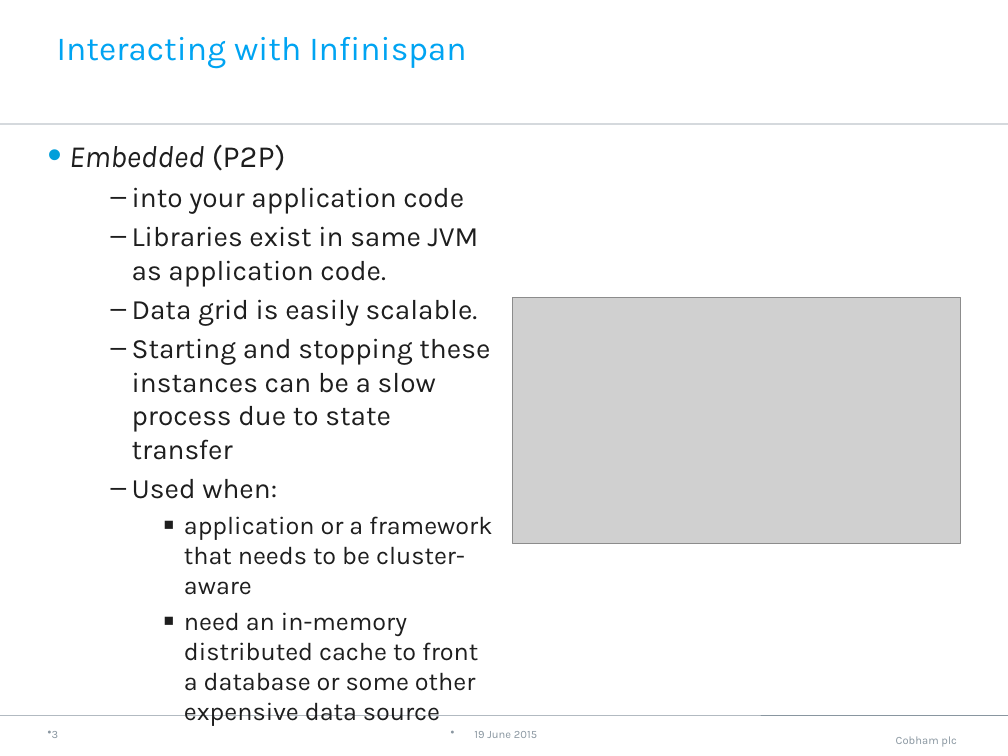
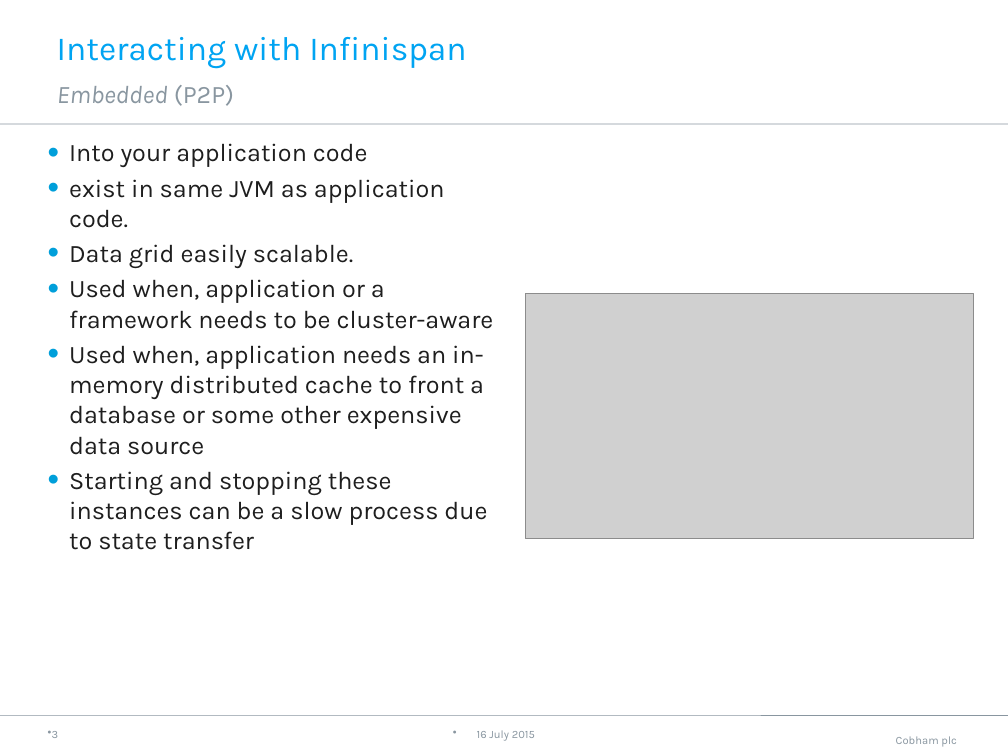
Before and after one commit to neha-bansal/Demos, a slide deck: slide 4 of infinispan-embedded-tutorial/Infinispan.pptx. Drawn at 1008x756 pixels with LibreOffice and Linux fonts; fonts in the diff are those of the drawing; grey boxes stand for pictures; background and template pictures are left out. Boxes give left, top, right and bottom in pixels: in the first picture for what was removed or moved away, otherwise in the second. Text is boxed around its words. In the diff, an @@ line names an element or a change of style, - is before the commit and + after.

```diff
--- a/infinispan-embedded-tutorial/Infinispan.pptx
+++ b/infinispan-embedded-tutorial/Infinispan.pptx
@@ text added at (57, 85, 234, 106), 18 pt, text #8996A0, italic @@
+Embedded (P2P)
@@ text at (69, 143, 494, 455): text changed; size 20 to 18 pt @@
-• Embedded (P2P)
-  – into your application code
-  – Libraries exist in same JVM as application code.
-  – Data grid is easily scalable.
+• Into your application code
+• exist in same JVM as application code.
+• Data grid easily scalable.
+• Used when, application or a framework needs to be cluster-aware
+• Used when, application needs an in-memory distributed cache to front a database or some other expensive data source
@@ picture: place and size @@
-picture at (512, 297, 961, 543)
+picture at (525, 293, 974, 539)
@@ text at (69, 471, 487, 550): size 20 to 18 pt in "Starting and stopping these instances can be ..."; bullet – to •; list level 2 to 1 in "Starting and stopping these instances ..." @@
@@ text at (132, 479, 492, 691): paragraphs removed @@
-  – Used when:
-    ▪ application or a framework that needs to be cluster-aware
-    ▪ need an in-memory distributed cache to front a database or some other expensive data source
@@ text at (477, 731, 535, 741): text changed @@
-19 June 2015
+16 July 2015
```
Also in this commit, not shown: 9 other slides changed, 2 slides added, 1 slide removed.
